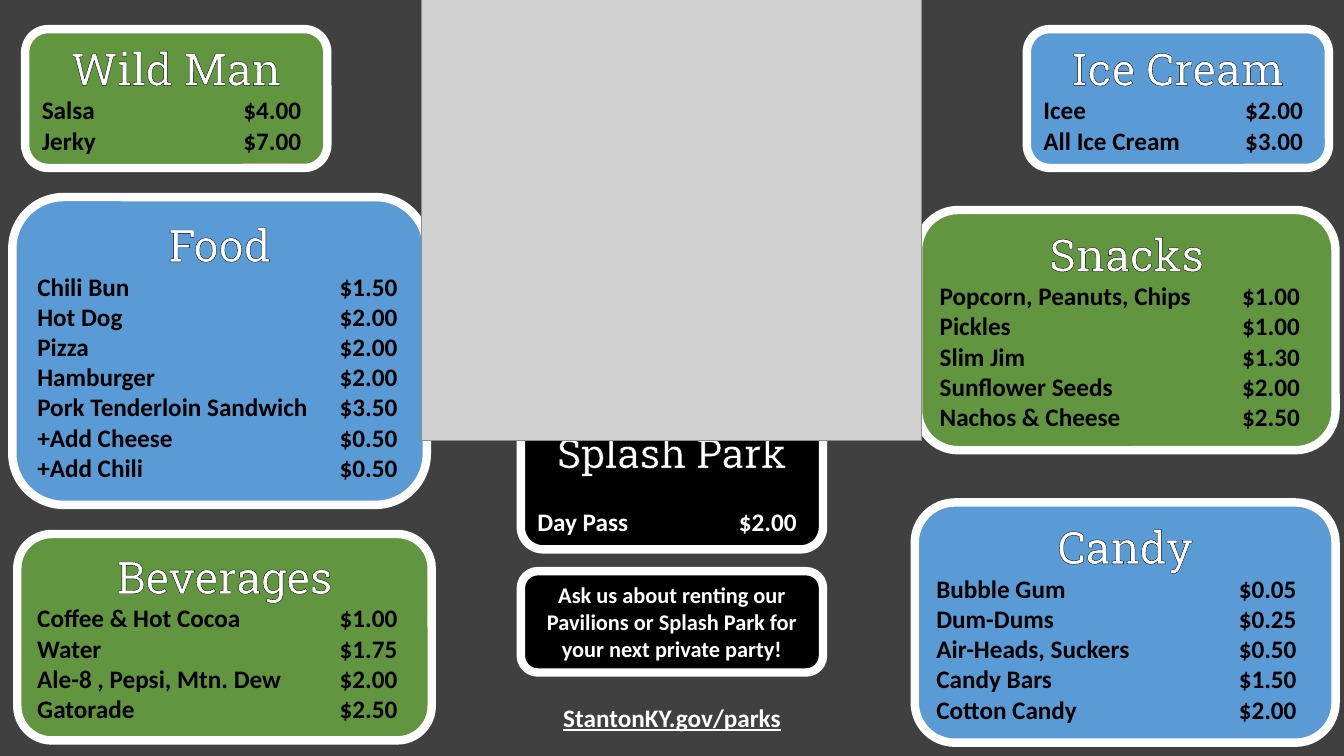
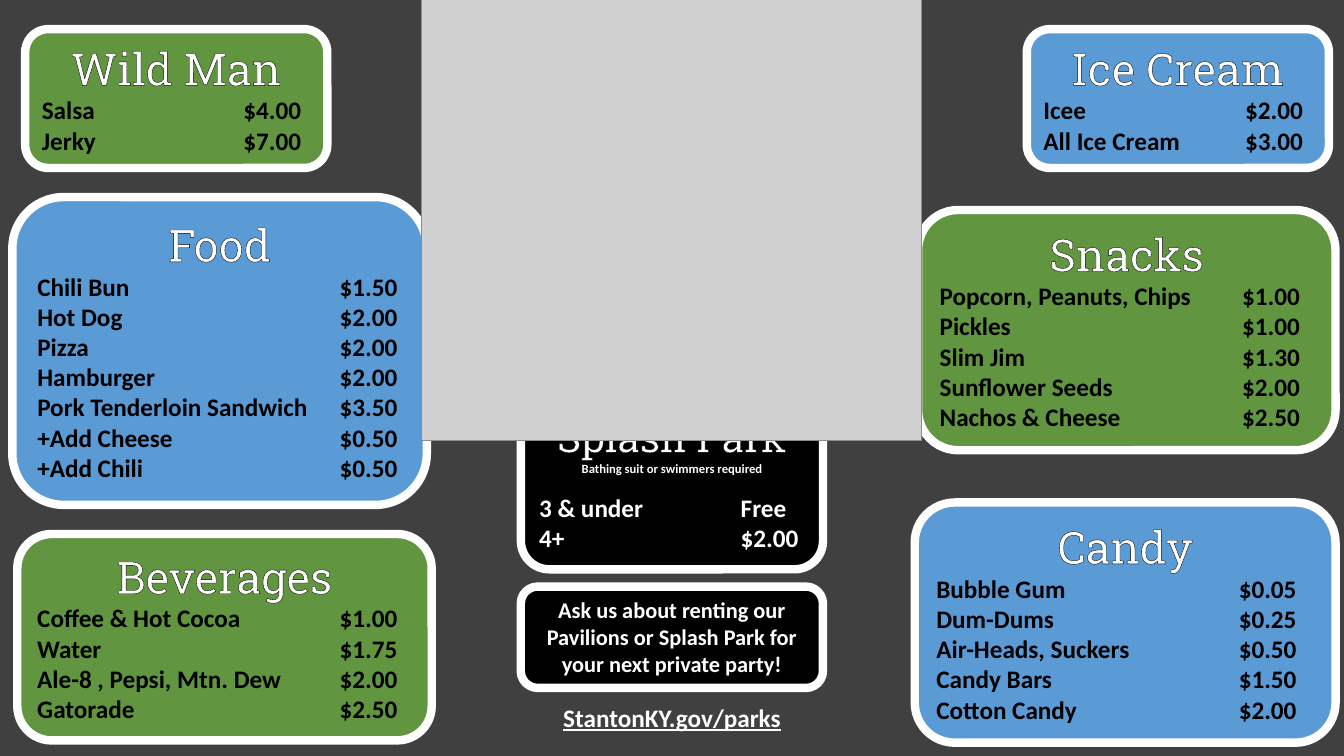
Before and after one commit to CityOfStanton/Kiosk-Client-Content, a slide deck: slide 1 of Assets/Menu/Menu.pptx. Drawn at 1344x756 pixels with LibreOffice and Linux fonts; fonts in the diff are those of the drawing; grey boxes stand for pictures. Boxes give left, top, right and bottom in pixels: in the first picture for what was removed or moved away, otherwise in the second. Text is boxed around its words. In the diff, an @@ line names an element or a change of style, - is before the commit and + after.

```diff
--- a/Assets/Menu/Menu.pptx
+++ b/Assets/Menu/Menu.pptx
@@ rounded rectangle "Splash Park": place and size @@
-rounded rectangle "Splash Park" at <box>521,416,824,549</box>
+rounded rectangle "Splash Park" at <box>521,398,824,569</box>
@@ text in rounded rectangle at <box>539,464,799,550</box>: text changed; size 18 to 9 pt @@
-Day Pass $2.00
+Bathing suit or swimmers required
+3 & under Free
+4+ $2.00
@@ rounded rectangle "Ask us about renting our ...": place and size @@
-rounded rectangle "Ask us about renting our ..." at <box>521,572,824,674</box>
+rounded rectangle "Ask us about renting our ..." at <box>521,587,824,689</box>
```
Also in this commit, not shown: 1 other file.
